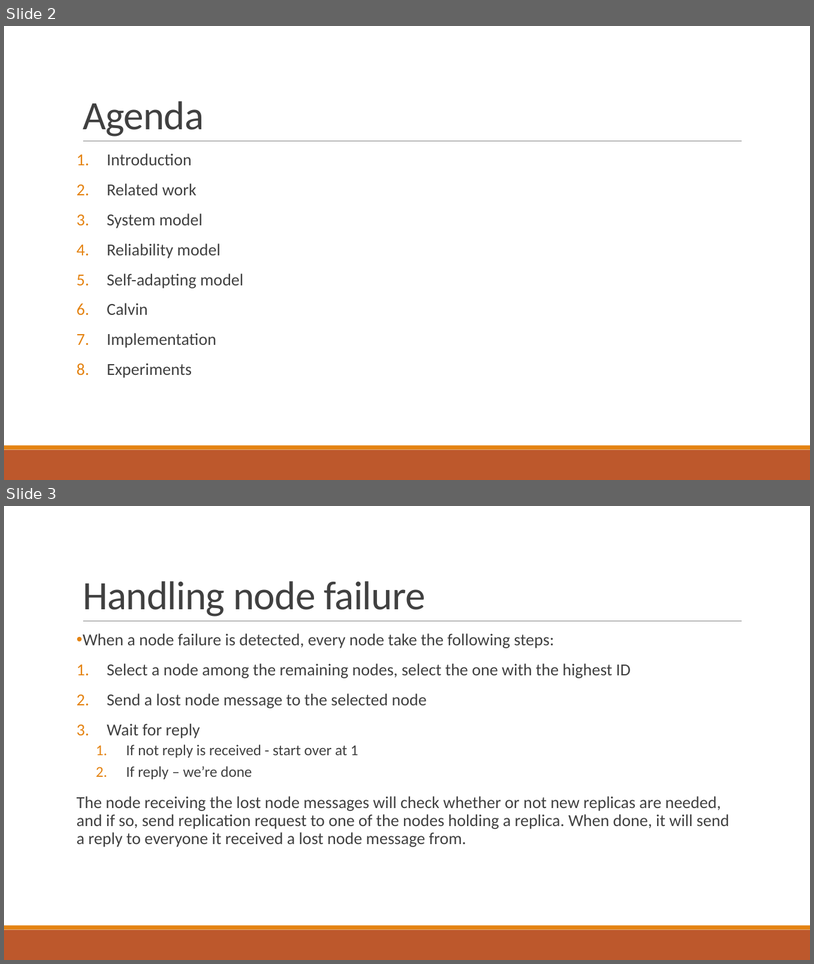
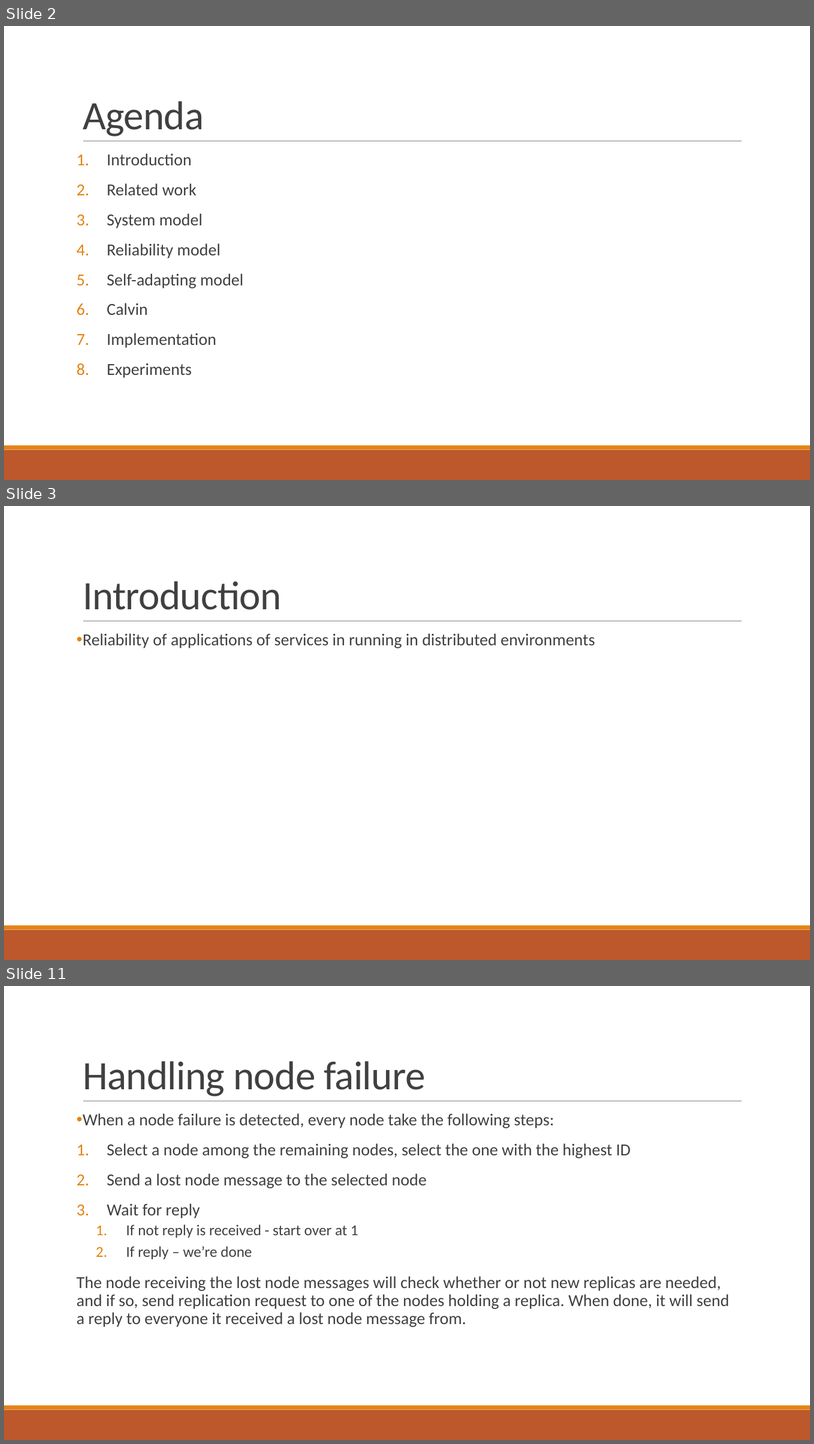
Before and after one commit to PStahl/master_thesis, a slide deck: presentation/presentation.pptx. Shown one above the other, each under a label of ours: slides 2 and 3 before the commit, slides 2, 3 and 11 after it; the slides between them are not shown. The pictures are 814x964 and 814x1444 pixels, drawn with LibreOffice and Linux fonts; fonts in the diff are those of the drawing. Boxes give left, top, right and bottom in pixels: in the first picture for what was removed or moved away, otherwise in the second. Text is boxed around its words. In the diff, an @@ line names an element or a change of style, - is before the commit and + after.

```diff
--- a/presentation/presentation.pptx
+++ b/presentation/presentation.pptx
@@ slide 3 added at (x1=4, y1=506, x2=810, y2=960), background #FFFFFF; not listed: 3 template elements that a slide beside it also shows @@
@@ title added at (x1=83, y1=581, x2=282, y2=610), 48 pt, text #404040 @@
+Introduction
@@ text added at (x1=83, y1=633, x2=595, y2=648), 20 pt, text #404040 @@
+• Reliability of applications of services in running in distributed environments
@@ what was slide 3 is now slide 11 @@
```
Also in this commit, not shown: 7 other slides added.
